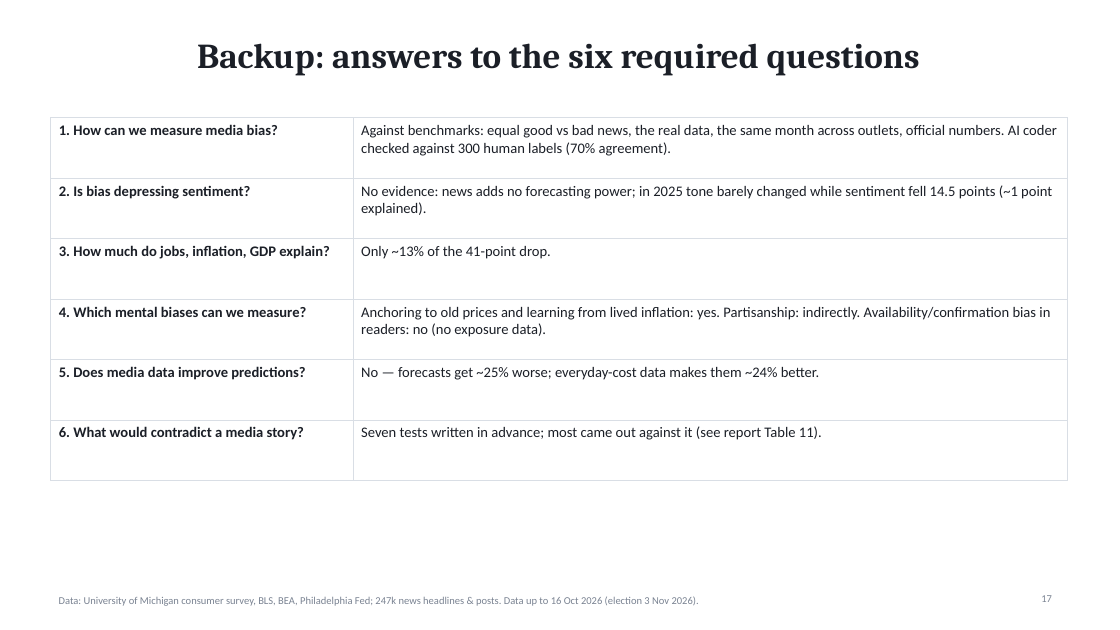
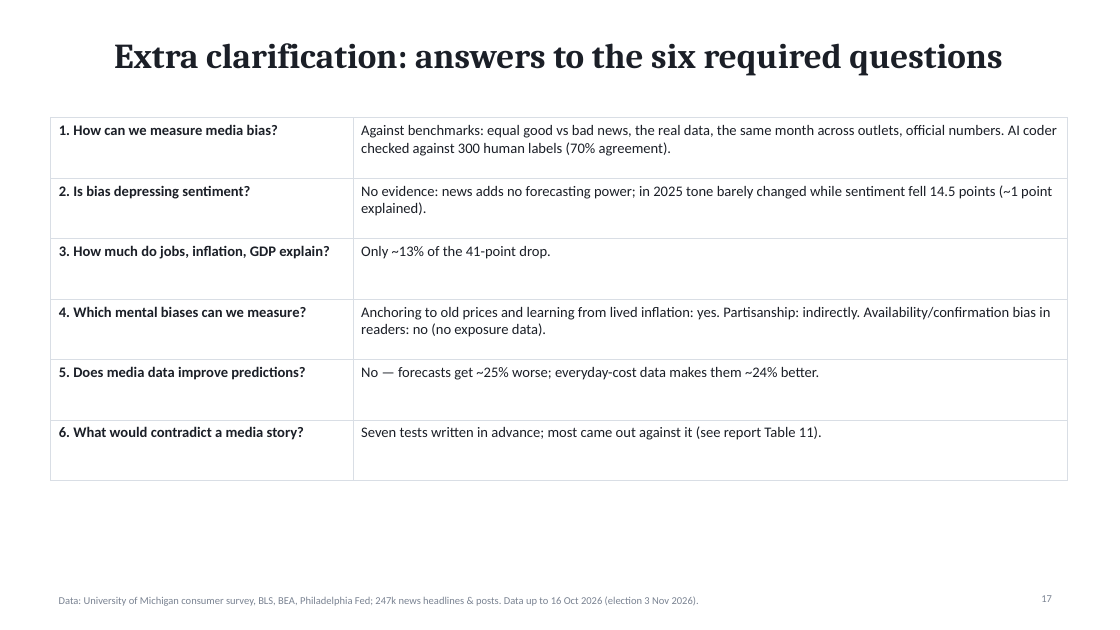
Before and after one commit to SM-dot/consumer-sentiment-2026-midterms, a slide deck: slide 17 of presentation/Sentiment_Midterms_Summary.pptx. Drawn at 1120x630 pixels with LibreOffice and Linux fonts; fonts in the diff are those of the drawing. Boxes give left, top, right and bottom in pixels: in the first picture for what was removed or moved away, otherwise in the second. Text is boxed around its words. In the diff, an @@ line names an element or a change of style, - is before the commit and + after.

```diff
--- a/presentation/Sentiment_Midterms_Summary.pptx
+++ b/presentation/Sentiment_Midterms_Summary.pptx
@@ title at (114, 43, 1002, 76): text changed @@
-Backup: answers to the six required questions
+Extra clarification: answers to the six required questions
```
Also in this commit, not shown: 1 other slide changed, 4 other files.
